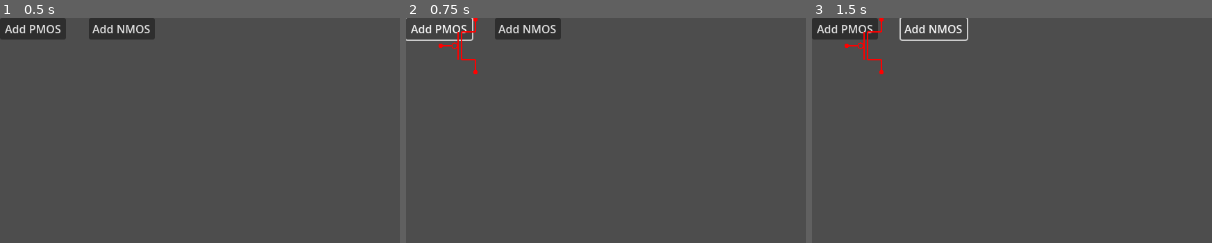
Above: before the commit, frames 1-3 (left to right).
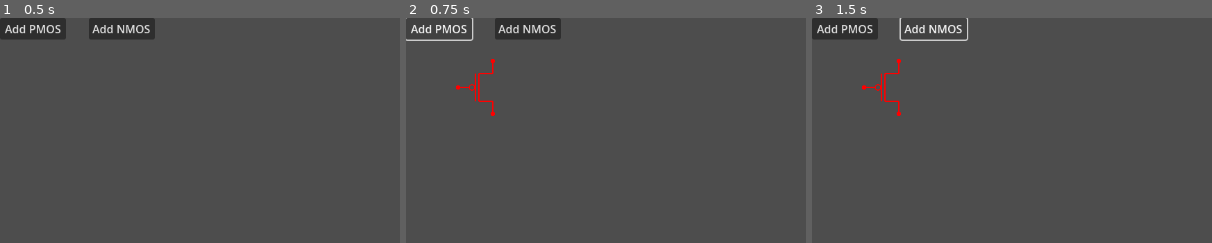
Above: after the commit, the same moments.

Repository: TrueFoXDeN/TransistorGame
Game: Godot game, scene res://Test.tscn
Same seed, same stepped clock (60 frames per second), same inputs: the game is played once before the commit and once after it.
Inputs:
- Up to frame 1 (0.5 s): no input
- Up to frame 2 (0.75 s): click "Add PMOS" at 0.5 s
- Up to frame 3 (1.5 s): click "Add NMOS" at 1.25 s
The pictures show only the part of the screen within x 0-50%, y 0-50%; the shares and areas given below are measured in that part.

Frame 1 is identical in both runs. In frame 2, 0.6% of the frame differs, in the area x 8-23%, y 0-44%; in frame 3, 0.6%.

Commit message:
drag n drop der transistor shape

Diff:
--- a/GameControl.gd
+++ b/GameControl.gd
@@ -15,4 +15,5 @@
 func on_pmos_click():
 	print("PMOS Click")
 	var pmos_instance = pmos_scene.instantiate()
+	pmos_instance.position = Vector2(100, 100)
 	add_child(pmos_instance)
--- a/PMOS.gd
+++ b/PMOS.gd
@@ -1,5 +1,8 @@
-extends Node2D
+extends Area2D
 
+var draggable = false
+
+var offset: Vector2
 
 # Called when the node enters the scene tree for the first time.
 func _ready():
@@ -8,18 +11,39 @@
 
 # Called every frame. 'delta' is the elapsed time since the previous frame.
 func _process(delta):
-	pass
+	if draggable:
+		if Input.is_action_just_pressed("click"):
+			offset = get_global_mouse_position() - global_position
+		if Input.is_action_pressed("click"):
+			global_position = get_global_mouse_position() - offset
 
 
+	queue_redraw()
+
 func _draw():
-	draw_line(Vector2(100,0), Vector2(100,20),Color.RED, 2.0)
-	draw_line(Vector2(80,20), Vector2(100,20),Color.RED, 2.0)
-	draw_line(Vector2(80,20), Vector2(80,60),Color.RED, 2.0)
-	draw_line(Vector2(80,60), Vector2(100,60),Color.RED, 2.0)
-	draw_line(Vector2(100,60), Vector2(100,80),Color.RED, 2.0)
-	draw_line(Vector2(75,20), Vector2(75,60),Color.RED, 2.0)
-	draw_line(Vector2(67,40), Vector2(50,40),Color.RED, 2.0)
-	draw_circle(Vector2(50,40), 3, Color.RED)
-	draw_circle(Vector2(100,2), 3, Color.RED)
-	draw_circle(Vector2(100,78), 3, Color.RED)
-	draw_arc(Vector2(70,40),4, 0,360,15, Color.RED, 1.5)
+	draw_line(Vector2(25,-40), Vector2(25,-20), Color.RED, 2.0)
+	draw_line(Vector2(5,-20), Vector2(25,-20), Color.RED, 2.0)
+	draw_line(Vector2(5,-20), Vector2(5,20), Color.RED, 2.0)
+	draw_line(Vector2(5,20), Vector2(25,20), Color.RED, 2.0)
+	draw_line(Vector2(25,20), Vector2(25,40), Color.RED, 2.0)
+	draw_line(Vector2(0,-20), Vector2(0,20), Color.RED, 2.0)
+	draw_line(Vector2(-8,0), Vector2(-25,0), Color.RED, 2.0)
+	draw_circle(Vector2(-25,0), 3, Color.RED)
+	draw_circle(Vector2(25,-38), 3, Color.RED)
+	draw_circle(Vector2(25,38), 3, Color.RED)
+	draw_arc(Vector2(-5,0), 4, 0, 360, 15, Color.RED, 1.5)
+
+
+
+
+func _on_mouse_entered():
+	draggable = true
+	var tween = get_tree().create_tween()
+	tween.tween_property(self, "scale", Vector2(1.1, 1.1), 0.1).set_ease(Tween.EASE_OUT)
+
+
+
+func _on_mouse_exited():
+	draggable = false
+	var tween = get_tree().create_tween()
+	tween.tween_property(self, "scale", Vector2(1.0, 1.0), 0.1).set_ease(Tween.EASE_OUT)
--- a/PMOS.tscn
+++ b/PMOS.tscn
@@ -1,8 +1,16 @@
-[gd_scene load_steps=2 format=3 uid="uid://c7gxq2qogff7f"]
+[gd_scene load_steps=3 format=3 uid="uid://c7gxq2qogff7f"]
 
 [ext_resource type="Script" path="res://PMOS.gd" id="1_8k56l"]
 
-[node name="Pmos" type="Node2D"]
+[sub_resource type="RectangleShape2D" id="RectangleShape2D_r1et1"]
+size = Vector2(58, 82)
 
-[node name="PMOS_Transistor" type="Node2D" parent="."]
+[node name="Pmos" type="Area2D" groups=["draggable"]]
 script = ExtResource("1_8k56l")
+
+[node name="CollisionShape2D" type="CollisionShape2D" parent="."]
+show_behind_parent = true
+shape = SubResource("RectangleShape2D_r1et1")
+
+[connection signal="mouse_entered" from="." to="." method="_on_mouse_entered"]
+[connection signal="mouse_exited" from="." to="." method="_on_mouse_exited"]
--- a/project.godot
+++ b/project.godot
@@ -19,3 +19,11 @@
 
 window/stretch/mode="viewport"
 window/stretch/aspect="expand"
+
+[input]
+
+click={
+"deadzone": 0.5,
+"events": [Object(InputEventMouseButton,"resource_local_to_scene":false,"resource_name":"","device":-1,"window_id":0,"alt_pressed":false,"shift_pressed":false,"ctrl_pressed":false,"meta_pressed":false,"button_mask":0,"position":Vector2(0, 0),"global_position":Vector2(0, 0),"factor":1.0,"button_index":1,"canceled":false,"pressed":false,"double_click":false,"script":null)
+]
+}
